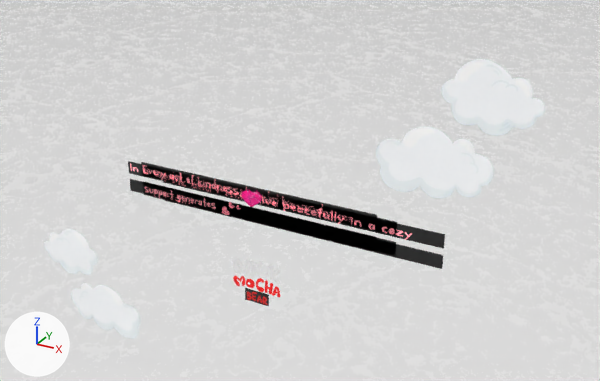
Before and after pictures for a commit that changed the glTF model src/assets/scene/common.glb.
The view is the same before and after, from a camera (50 mm lens) standing at (4.81, -7.57, 4.11) and looking at (0.39, 0.46, 0.09). The axes (+X, +Y, +Z) are drawn at lower left. The lights are the same throughout. Where no turn or scale is listed for an object, it has been applied to the vertices. Vertices at the same position are counted once.
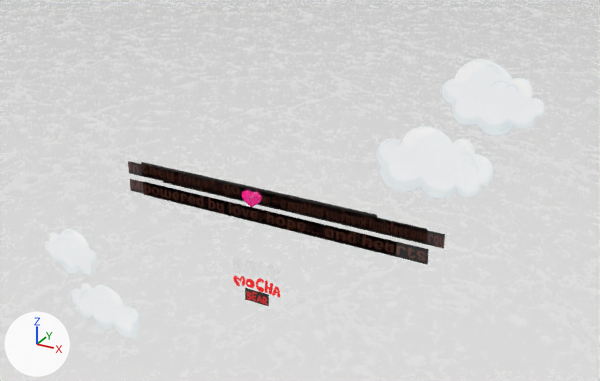
Patch to the scene script:
```diff
--- a/src/assets/scene/common.glb.py
+++ b/src/assets/scene/common.glb.py
@@ mat_material_003 @@
 n2 = _N.new('ShaderNodeTexImage'); n2.name = 'Image Texture'
-n2.image = img_group_1__14
+n2.image = img_in_a_quiet_world_where_emotions_have_shape_milk_and_mocha_uncover_a_magical_book_whispering_of_the_heart_tree___a_mythical_source_of_limitless_energy_to_unlock_its_power_they_must_go_on_a_journey_powered_by_love__h
 n2.interpolation = 'Closest'
 n3 = _N.new('ShaderNodeTexImage'); n3.name = 'Image Texture.001'
-n3.image = img_group_1__14
+n3.image = img_in_a_quiet_world_where_emotions_have_shape_milk_and_mocha_uncover_a_magical_book_whispering_of_the_heart_tree___a_mythical_source_of_limitless_energy_to_unlock_its_power_they_must_go_on_a_journey_powered_by_love__h
 n3.extension = 'MIRROR'
@@ me_plane_003 @@
 me_plane_003.from_pydata(...)  # 4 vertices, 2 faces; spans x -1.84..1.84, y 0.0, z -0.08..0.08
-me_plane_003.vertices[1].co = (1.84, 0.0, -0.08)  # pixel (396, 236)
-me_plane_003.vertices[3].co = (1.84, 0.0, 0.08)  # pixel (397, 222)
+# me_plane_003 part 1
+me_plane_003.vertices[1].co = (2.19, 0.0, -0.08)  # pixel (426, 243)
+me_plane_003.vertices[3].co = (2.19, 0.0, 0.08)  # pixel (427, 228)
 me_plane_003.materials.append(mat_material_003)
@@ me_plane_004 @@
 me_plane_004.from_pydata(...)  # 4 vertices, 2 faces; spans x -1.84..1.84, y 0.0, z -0.08..0.08
+# me_plane_004 part 2: texture (UV) coordinates of 2 of 2 faces, centred in x -0.61..0.61, y 0.0, z -0.03..0.03, changed; they spanned u 0.0..1.0, v 0.67..0.71 and now span u 0.0..0.57, v 0.72..0.82
 me_plane_004.materials.append(mat_material_003)
@@ me_plane_005 @@
 me_plane_005.from_pydata(...)  # 4 vertices, 2 faces; spans x -1.84..1.84, y 0.0, z -0.08..0.08
+# me_plane_005 part 3: texture (UV) coordinates of 2 of 2 faces, centred in x -0.61..0.61, y 0.0, z -0.03..0.03, changed; they spanned u 0.0..1.0, v 0.45..0.51 and now span u 0.0..1.0, v 0.54..0.64
 me_plane_005.materials.append(mat_material_003)
@@ me_plane_006 @@
 me_plane_006.from_pydata(...)  # 4 vertices, 2 faces; spans x -1.1..1.1, y 0.0, z -0.05..0.05
 # used by ob_plane_004; parent = ob_text2; location = (0.537, 0.0, -0.14); scale = (1.68, 1.68, 1.68)
+# me_plane_006 part 4: texture (UV) coordinates of 2 of 2 faces, centred in x -0.37..0.37, y 0.0, z -0.02..0.02, changed; they spanned u 0.0..1.0, v 0.34..0.4 and now span u 0.0..0.29, v 0.36..0.45
 me_plane_006.materials.append(mat_material_003)
@@ me_plane_007 @@
 me_plane_007.from_pydata(...)  # 6 vertices, 4 faces; spans x -1.62..1.62, y 0.0, z -0.09..0.09
+# me_plane_007 part 5: texture (UV) coordinates of 4 of 4 faces, centred in x -1.08..1.08, y 0.0, z -0.03..0.03, changed; they spanned u 0.0..1.0, v 0.1..0.16 and now span u 0.0..0.38, v 0.18..0.28
 me_plane_007.materials.append(mat_material_003)
@@ me_plane_002 @@
 me_plane_002.from_pydata(...)  # 6 vertices, 4 faces; spans x -0.87..0.87, y 0.0, z -0.05..0.05
 # used by ob_plane_006; parent = ob_text3; location = (-0.0113, 0.0, -0.121); scale = (1.86, 1.86, 1.86)
-me_plane_002.materials.append(mat_material_004)
+# me_plane_002 part 6: texture (UV) coordinates of 4 of 4 faces, centred in x -0.58..0.58, y 0.0, z -0.02..0.02, changed; they spanned u 0.0..1.0, v 0.03..0.09 and now span u 0.0..0.51, v 0.0..0.09
+me_plane_002.materials.append(mat_material_003)
@@ ob_plane_004 @@
 ob_plane_004.parent = ob_text2
-ob_plane_004.location = (0.537, 0.0, -0.14)
-ob_plane_004.scale = (1.68, 1.68, 1.68)
+ob_plane_004.location = (0.317, 0.0, -0.119)
+ob_plane_004.scale = (0.498, 1.68, 1.68)
@@ ob_plane_006 @@
 ob_plane_006.parent = ob_text3
-ob_plane_006.location = (-0.0113, 0.0, -0.121)
-ob_plane_006.scale = (1.86, 1.86, 1.86)
+ob_plane_006.location = (0.293, 0.0, -0.121)
+ob_plane_006.scale = (2.21, 1.86, 1.86)
```

Changed parts and their boxes (x1, y1, x2, y2) in the pictures (600 x 381 px):
'Plane.006', surface changed, recoloured, moved, rescaled (23% wider, 18% taller)
    before: (143, 181, 376, 252)
    after: (143, 181, 429, 265)
'Plane.003', surface changed
    both: (162, 172, 445, 249)
'Plane.004', surface changed, moved, rescaled (71% narrower, 61% shorter)
    before: (163, 188, 443, 269)
    after: (236, 205, 316, 236)
'Plane.005', surface changed (pink to red)
    both: (141, 162, 377, 229)
'Plane.001', surface changed, reshaped (11% wider, 8% taller)
    before: (128, 161, 397, 236)
    after: (128, 161, 427, 242)
'Plane.002', surface changed
    both: (130, 179, 396, 256)
